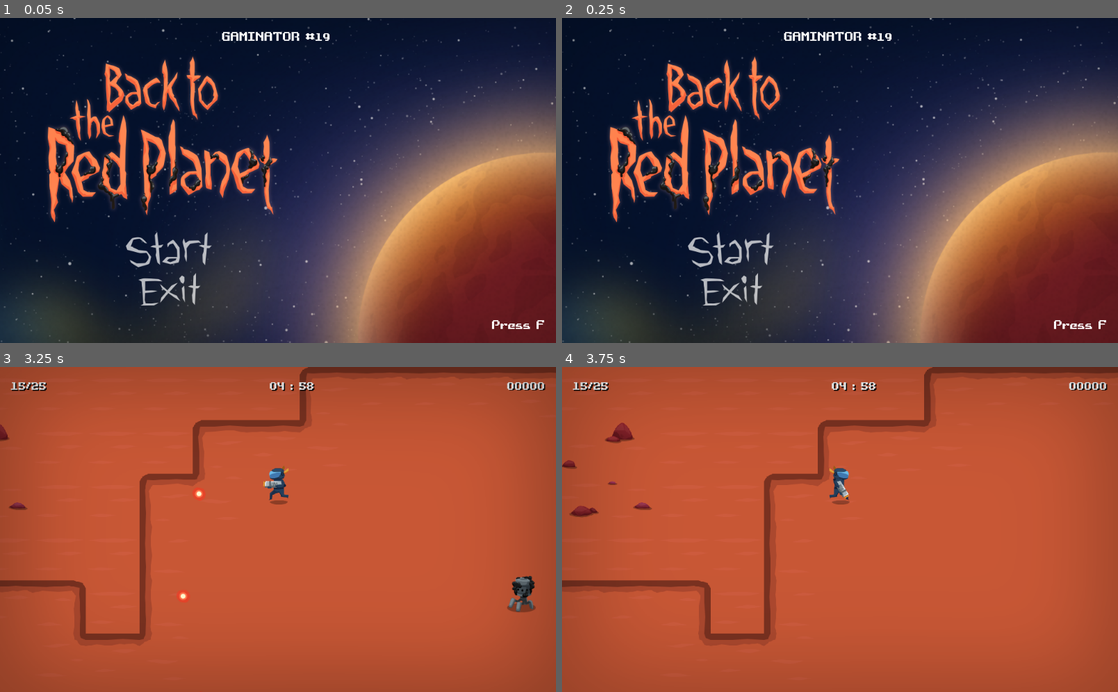
Above: before the commit, frames 1-4 (two rows, left to right).
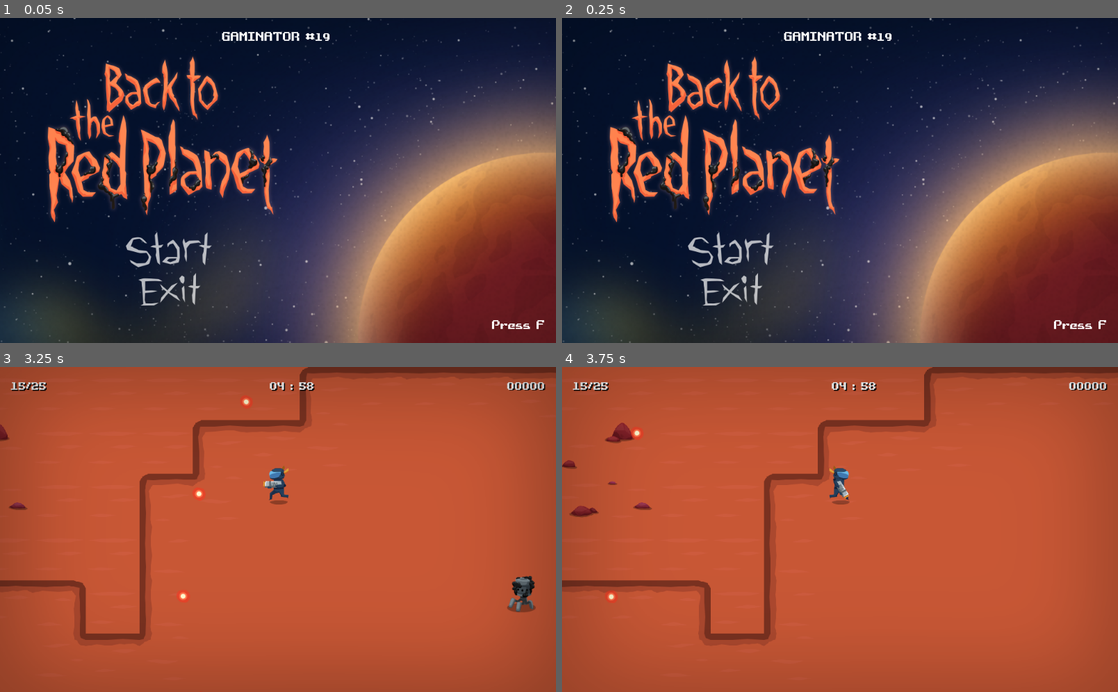
Above: after the commit, the same moments.

Repository: jimmyjonezz/Annigilation
Game: Godot game, scene res://MainMenu/MainMenu.tscn
Two runs of this game, one before a commit and one after it. Both use one fixed random seed, a clock stepped at 60 frames per second and the inputs below.
Inputs (mouse positions are in pixels of both pictures, inside the frame that each line leads up to):
- Up to frame 1 (0.05 s): no input
- Up to frame 2 (0.25 s): no input
- Up to frame 3 (3.25 s): click (166, 597) at 0.5 s; move the mouse to (250, 594) at 1.27 s; hold Up (ui_up) 1.28-2.78 s; move the mouse to (444, 578) at 2.02 s; move the mouse to (111, 480) at 2.77 s; hold Left (ui_left) from 2.78 s (still down)
- Up to frame 4 (3.75 s): keep holding Left (ui_left); move the mouse to (867, 529) at 3.52 s

Frame 1 is identical in both runs. In frame 2, 0.2% of the frame differs, in the area x 0-100%, y 0-93%; in frame 3, less than 0.1%; in frame 4, 0.1%.

Commit message:
0.9.0.3

Diff:
--- a/Bullet/Bullet.gd
+++ b/Bullet/Bullet.gd
@@ -4,11 +4,13 @@
 
 var speed = 940
 var velocity = Vector2()
+var switch = false
 
 func _ready():
 	if get_parent().name == "SpawnEnemy":
 		$Image.texture = load("res://Image/enemy_02/bullet_red.png")
 		_layer_off()
+		switch = true
 
 func start(pos, dir) -> void:
 	rotation = dir
@@ -19,8 +21,13 @@
 	var collision = move_and_collide(velocity * delta)
 	if collision:
 		queue_free()
-		if collision.collider.has_method("hit"):
-			collision.collider.hit()
+		if switch:
+			if collision.collider.has_method("hit_player"):
+				collision.collider.hit_player()
+		else:
+			if collision.collider.has_method("hit"):
+				collision.collider.hit()
+
 
 func _layer_off():
 	set_collision_mask_bit(3, false)
--- a/MainMenu/MainMenu.gd
+++ b/MainMenu/MainMenu.gd
@@ -2,7 +2,6 @@
 
 func _ready():
 	get_tree().set_pause(false)
-	$APlayer.play("space")
 
 func _input(event):
 	if event.is_action_pressed("ui_f"):
--- a/MainMenu/MainMenu.tscn
+++ b/MainMenu/MainMenu.tscn
@@ -9,23 +9,6 @@
 [ext_resource path="res://Image/UI/Exit_2.png" type="Texture" id=7]
 [ext_resource path="res://Image/UI/Exit_1.png" type="Texture" id=8]
 [ext_resource path="res://Other/Fade/FadeIn.tscn" type="PackedScene" id=9]
-
-[sub_resource type="Animation" id=1]
-resource_name = "space"
-length = 10.0
-loop = true
-tracks/0/type = "value"
-tracks/0/path = NodePath("CanvasLayer/Background:rect_scale")
-tracks/0/interp = 2
-tracks/0/loop_wrap = true
-tracks/0/imported = false
-tracks/0/enabled = true
-tracks/0/keys = {
-"times": PoolRealArray( 0, 5, 9.7 ),
-"transitions": PoolRealArray( 1, 1, 1 ),
-"update": 0,
-"values": [ Vector2( 1, 1 ), Vector2( 1.05, 1.05 ), Vector2( 1, 1 ) ]
-}
 
 [node name="MainMenu" type="Node2D"]
 script = ExtResource( 1 )
@@ -108,8 +91,5 @@
 
 [node name="FadeIn" parent="CanvasLayer" instance=ExtResource( 9 )]
 visible = false
-
-[node name="APlayer" type="AnimationPlayer" parent="."]
-anims/space = SubResource( 1 )
 [connection signal="pressed" from="CanvasLayer/Control/Start" to="." method="_on_Start_pressed"]
 [connection signal="pressed" from="CanvasLayer/Control/Exit" to="." method="_on_Exit_pressed"]
--- a/Map/Navigation.tscn
+++ b/Map/Navigation.tscn
@@ -8,6 +8,6 @@
 tile_set = ExtResource( 1 )
 cell_size = Vector2( 128, 128 )
 collision_layer = 8
-collision_mask = 19
+collision_mask = 35
 format = 1
 tile_data = PoolIntArray( 0, 7, 0, 1, 7, 0, 2, 7, 0, 3, 7, 0, 4, 7, 0, 5, 9, 0, 6, 9, 0, 7, 9, 0, 8, 9, 0, 9, 9, 0, 10, …(31702 unchanged characters)…
--- a/Player/Player.gd
+++ b/Player/Player.gd
@@ -83,6 +83,12 @@
 	if health < 1:
 		emit_signal("die")
 
+func hit_player():
+	if health >= 1:
+		heal(-1)
+	if health < 1:
+		emit_signal("die")
+
 func _on_Damage_timeout():
 	if inbody == true:
 		hit()
--- a/Props/Chest.tscn
+++ b/Props/Chest.tscn
@@ -10,7 +10,7 @@
 
 [node name="Chest" type="KinematicBody2D"]
 collision_layer = 4
-collision_mask = 51
+collision_mask = 35
 script = ExtResource( 1 )
 Firstkit = ExtResource( 2 )
 
--- a/Robots/Enemy/Enemy.tscn
+++ b/Robots/Enemy/Enemy.tscn
@@ -21,7 +21,7 @@
 "times": PoolRealArray( 0, 0.9 ),
 "transitions": PoolRealArray( 1, 1 ),
 "update": 0,
-"values": [ 0, 13 ]
+"values": [ 0, 14 ]
 }
 
 [sub_resource type="Animation" id=3]
@@ -37,7 +37,7 @@
 "times": PoolRealArray( 0, 0.9 ),
 "transitions": PoolRealArray( 1, 1 ),
 "update": 1,
-"values": [ 24, 35 ]
+"values": [ 24, 36 ]
 }
 
 [sub_resource type="Animation" id=4]
@@ -67,7 +67,7 @@
 texture = ExtResource( 3 )
 vframes = 8
 hframes = 8
-frame = 24
+frame = 10
 
 [node name="CollisionShape2D" type="CollisionShape2D" parent="."]
 position = Vector2( 2.86948, -17.6951 )
--- a/Robots/Kamikaze/Kamikaze.tscn
+++ b/Robots/Kamikaze/Kamikaze.tscn
@@ -59,7 +59,7 @@
 "enemy",
 ]]
 collision_layer = 32
-collision_mask = 41
+collision_mask = 57
 script = ExtResource( 1 )
 
 [node name="Image" type="Sprite" parent="."]
@@ -73,8 +73,7 @@
 
 [node name="hitbox" type="Area2D" parent="."]
 monitorable = false
-collision_layer = 2
-collision_mask = 16
+collision_layer = 32
 
 [node name="CollisionShape2D" type="CollisionShape2D" parent="hitbox"]
 shape = SubResource( 2 )
Not shown: 1 places in MainMenu/MainMenu.tscn that only renumber resources
Not shown, changed: doc.md
